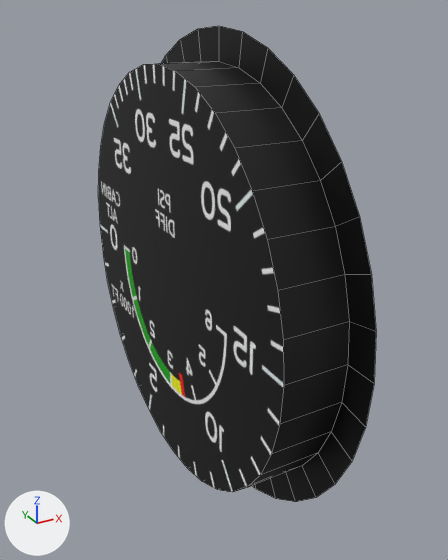
An edit to the Blender file Models/Interior/Panel/Instruments/press/cabin-alt.blend, drawn before and after from the same camera.
The view is the same before and after, from a 50 mm camera at (-0.0238, -0.0441, 0.0212) aimed at (-0.0005, -0.0017, 0.0). Lighting does not change. The marker at lower left points along +X, +Y and +Z. Mesh edges are drawn as thin lines.

Names of what the first picture shows: 'Case', 'Face'.
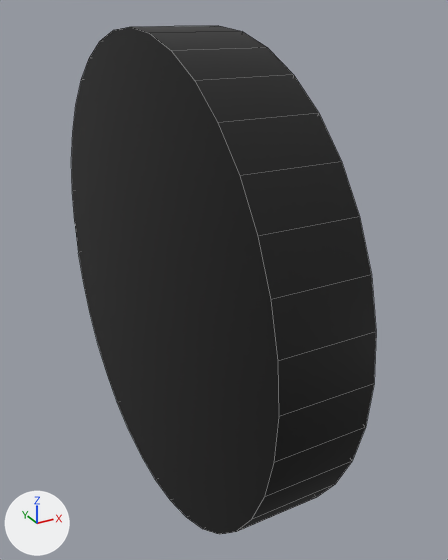
The newer file is also rescaled (x1.425) as a whole; pictures and numbers use the older file's frame.

Where the change shows, as pixel boxes (x1, y1, x2, y2) in the pictures (448 x 560 px):
'Case', reshaped
    before: (160, 26, 376, 502)
    after: (72, 26, 376, 534)
part 1 of me_circle, built on
    before: (160, 61, 349, 487)
    after: (72, 26, 376, 534)
'Face', unchanged, covered by the edit
    before: (98, 64, 284, 492)

The change in detail:
me_circle is used by ob_case; location (0.0, 0.0, 0.0).
me_circle had 108 vertices, 72 faces and spanned x -0.005..0.0, y -0.02..0.02, z -0.02..0.02.
me_circle now has 144 vertices, 109 faces and spans x -0.007..0.0, y -0.02..0.02, z -0.02..0.02.
Part 1, on me_circle:
36 vertices in x -0.005, y -0.0175..0.0175, z -0.0175..0.0175 move by (0.0015, 0.0, 0.0).
36 new vertices lie (-0.007, 0.0, 0.0) away from vertices in x 0.0, y -0.02..0.02, z -0.02..0.02.
37 new faces join them.
